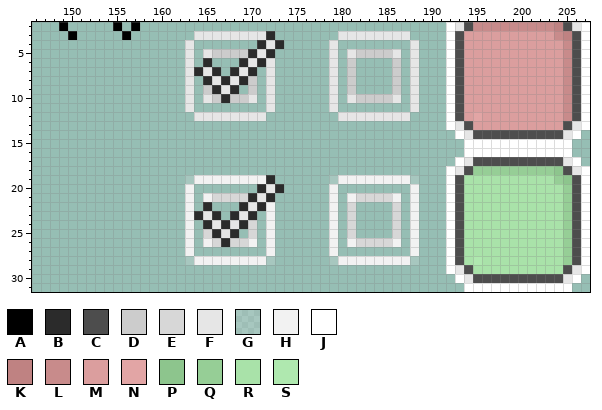
A pixel-art file gets an edit: aseprite/widget.aseprite. This is how it looked before the edit.
256x256 pixels, 1 frame. Pixels under 10% opacity are left out. Colours within 5 levels of each other are drawn and written as one. Shown: x 146..207, y 2..31.
Palette (. is transparent): A #000000  B #2b2b2b  C #4d4d4d  D #cccccc  E #d7d7d7  F #e6e6e6  G #eeeeee32  H #f2f2f2  J #ffffff  K #bf8282  L #c88b8b  M #db9e9e  N #e2a5a5  P #8dc58d  Q #96ce96  R #a9e2a9  S #afe8af
Pixels before, first column x 149:
 2 A.....A.A..................................JFCLLLLLLLLLKCFJ
 3 .A.....A.......FFFFFFFFB.......FFFFFFFF....JCMMMMMMMMMMLKCJ
 4 ..............F.......BFB.....F........F...JCMMMMMMMMMMMLCJ
 5 ..............F.FDDDDBFB......F.FDDDDF.F...JCMMMMMMMMMMMLCJ
 6 ..............F.B...BFBF......F.D....D.F...JCMMMMMMMMMMMLCJ
 7 ..............FBFB.BFB.F......F.D....D.F...JCMMMMMMMMMMMLCJ
 8 ..............F.BFBFBD.F......F.D....D.F...JCMMMMMMMMMMMLCJ
 9 ..............F.DBFB.D.F......F.D....D.F...JCMMMMMMMMMMMLCJ
10 ..............F.FDBDDF.F......F.FDDDDF.F...JCMMMMMMMMMMMLCJ
11 ..............F........F......F........F...JCMMMMMMMMMMMLCJ
12 ...............FFFFFFFF........FFFFFFFF....JCMNMMMMMMMMMLCJ
13 ...........................................JFCMMMMMMMMMMCFJ
14 ............................................JFCCCCCCCCCCFJ.
15 .............................................JJJJJJJJJJJJ..
16 .............................................JJJJJJJJJJJJ..
17 ............................................JFCCCCCCCCCCFJ.
18 ...........................................JFCQQQQQQQQQPCFJ
19 ..............GHHHHHHHHB......GHHHHHHHHG...JCRRRRRRRRRRQPCJ
20 ..............H.......BFB.....H........H...JCRRRRRRRRRRRQCJ
21 ..............H.HEEEEBFB......H.HEEEEH.H...JCRRRRRRRRRRRQCJ
22 ..............H.B...BFBH......H.E....E.H...JCRRRRRRRRRRRQCJ
23 ..............HBFB.BFB.H......H.E....E.H...JCRRRRRRRRRRRQCJ
24 ..............H.BFBFBE.H......H.E....E.H...JCRRRRRRRRRRRQCJ
25 ..............H.EBFB.E.H......H.E....E.H...JCRRRRRRRRRRRQCJ
26 ..............H.HEBEEH.H......H.HEEEEH.H...JCRRRRRRRRRRRQCJ
27 ..............H........H......H........H...JCRRRRRRRRRRRQCJ
28 ..............GHHHHHHHHG......GHHHHHHHHG...JCRSRRRRRRRRRQCJ
29 ...........................................JFCRRRRRRRRRRCFJ
30 ............................................JFCCCCCCCCCCFJ.
31 .............................................JJJJJJJJJJJJ..
Now the later version:
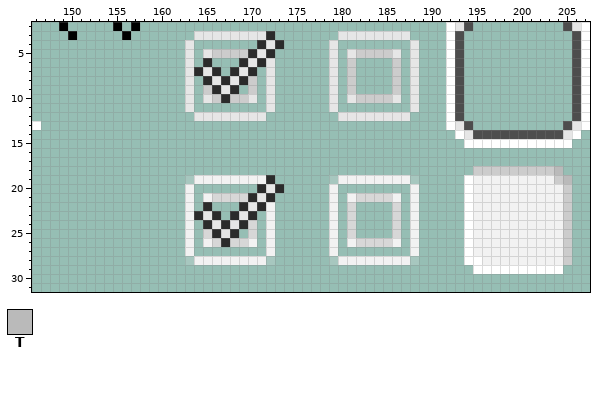
Colours new in this view: T #bababa
Change:
{"change": "layer \"switch/content\" added"}
{"change": "layer \"switch/false/bg\" removed"}
{"change": "layer \"switch/false/color\" removed"}
{"change": "layer \"switch/true/bg\" removed"}
{"change": "layer \"switch/true/color\" removed"}
{"y":2,"x":195,"old":"LLLLLLLLLK","new":".........."}
{"y":3,"x":194,"old":"MMMMMMMMMMLK","new":"............"}
{"y":4,"x":194,"old":"MMMMMMMMMMML","new":"............"}
{"y":5,"x":194,"old":"MMMMMMMMMMML","new":"............"}
{"y":6,"x":194,"old":"MMMMMMMMMMML","new":"............"}
{"y":7,"x":194,"old":"MMMMMMMMMMML","new":"............"}
{"y":8,"x":194,"old":"MMMMMMMMMMML","new":"............"}
{"y":9,"x":194,"old":"MMMMMMMMMMML","new":"............"}
{"y":10,"x":194,"old":"MMMMMMMMMMML","new":"............"}
{"y":11,"x":194,"old":"MMMMMMMMMMML","new":"............"}
{"y":12,"x":194,"old":"MNMMMMMMMMML","new":"............"}
{"y":13,"x":146,"old":".","new":"J"}
{"y":13,"x":195,"old":"MMMMMMMMMM","new":".........."}
{"y":16,"x":194,"old":"JJJJJJJJJJJJ","new":"............"}
{"y":17,"x":193,"old":"JFCCCCCCCCCCFJ","new":".............."}
{"y":18,"x":192,"old":"JFCQQQQQQQQQPCFJ","new":"...DDDDDDDDDT..."}
{"y":19,"x":192,"old":"JCRRRRRRRRRRQPCJ","new":"..JHHHHHHHHHDT.."}
{"y":20,"x":192,"old":"JCRRRRRRRRRRRQCJ","new":"..JHHHHHHHHHHD.."}
{"y":21,"x":192,"old":"JCRRRRRRRRRRRQCJ","new":"..JHHHHHHHHHHD.."}
{"y":22,"x":192,"old":"JCRRRRRRRRRRRQCJ","new":"..JHHHHHHHHHHD.."}
{"y":23,"x":192,"old":"JCRRRRRRRRRRRQCJ","new":"..JHHHHHHHHHHD.."}
{"y":24,"x":192,"old":"JCRRRRRRRRRRRQCJ","new":"..JHHHHHHHHHHD.."}
{"y":25,"x":192,"old":"JCRRRRRRRRRRRQCJ","new":"..JHHHHHHHHHHD.."}
{"y":26,"x":192,"old":"JCRRRRRRRRRRRQCJ","new":"..JHHHHHHHHHHD.."}
{"y":27,"x":192,"old":"JCRRRRRRRRRRRQCJ","new":"..JHHHHHHHHHHD.."}
{"y":28,"x":192,"old":"JCRSRRRRRRRRRQCJ","new":"..JJHHHHHHHHHD.."}
{"y":29,"x":192,"old":"JFCRRRRRRRRRRCFJ","new":"...JJJJJJJJJJ..."}
{"y":30,"x":193,"old":"JFCCCCCCCCCCFJ","new":".............."}
{"y":31,"x":194,"old":"JJJJJJJJJJJJ","new":"............"}
{"label":"changed","picture_box":[446,22,590,292]}
{"label":"added","picture_box":[32,121,41,130]}
